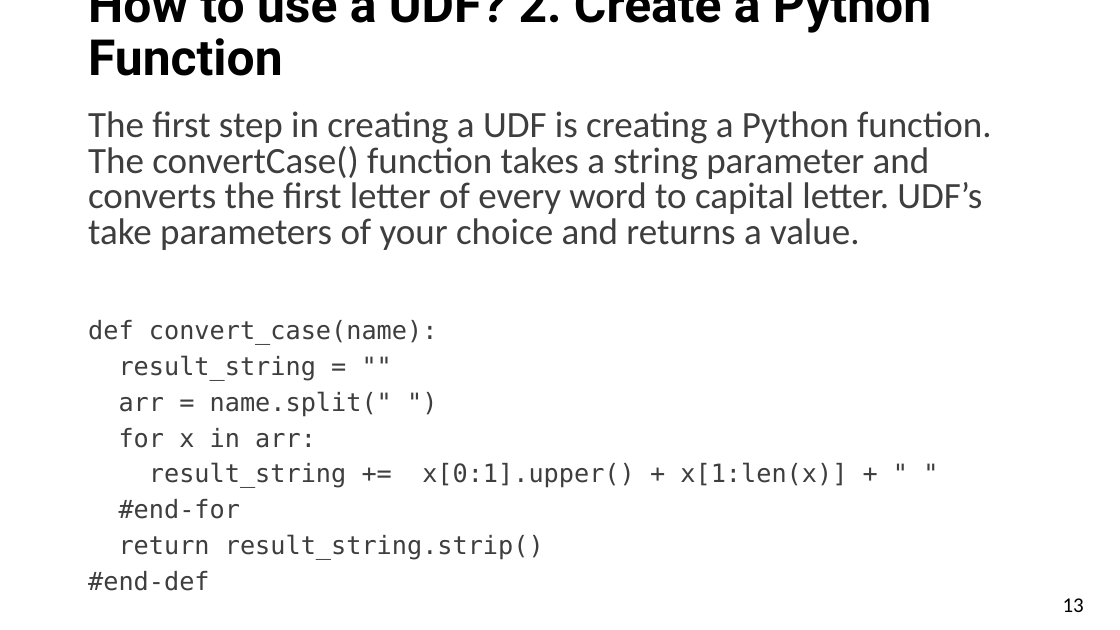
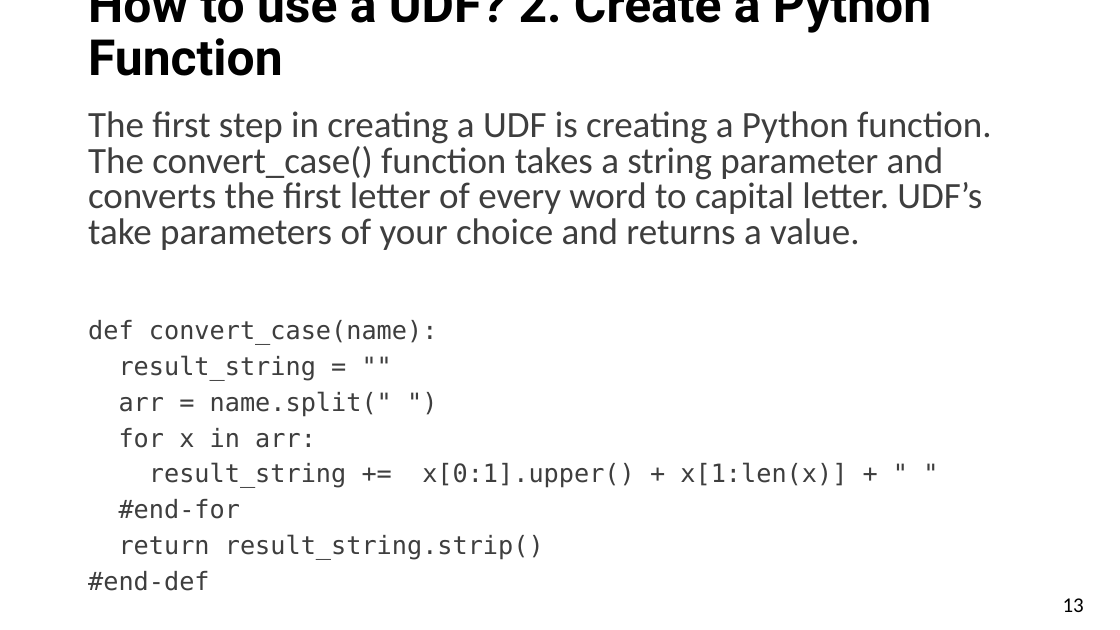
Before and after one commit to mahmoudparsian/big-data-mapreduce-course, a slide deck: slide 13 of slides/pyspark/dataframes_slides/dataFrames_transformations_UDF.pptx. Drawn at 1120x630 pixels with LibreOffice and Linux fonts; fonts in the diff are those of the drawing; background and template pictures are left out. Boxes give left, top, right and bottom in pixels: in the first picture for what was removed or moved away, otherwise in the second. Text is boxed around its words. In the diff, an @@ line names an element or a change of style, - is before the commit and + after.

```diff
--- a/slides/pyspark/dataframes_slides/dataFrames_transformations_UDF.pptx
+++ b/slides/pyspark/dataframes_slides/dataFrames_transformations_UDF.pptx
@@ text at (88, 111, 992, 250): text changed @@
-The first step in creating a UDF is creating a Python function. The convertCase() function takes a string parameter and converts the first letter of every word to capital letter. UDF’s take parameters of your choice and returns a value.
+The first step in creating a UDF is creating a Python function. The convert_case() function takes a string parameter and converts the first letter of every word to capital letter. UDF’s take parameters of your choice and returns a value.
```
Also in this commit, not shown: 2 other slides changed, 3 other files.
